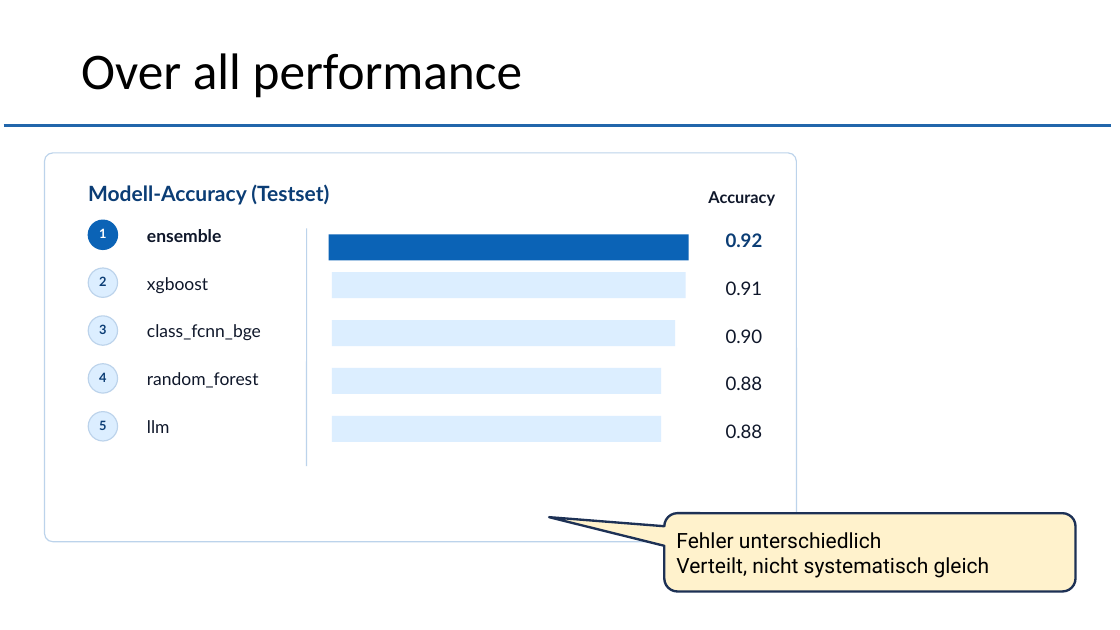
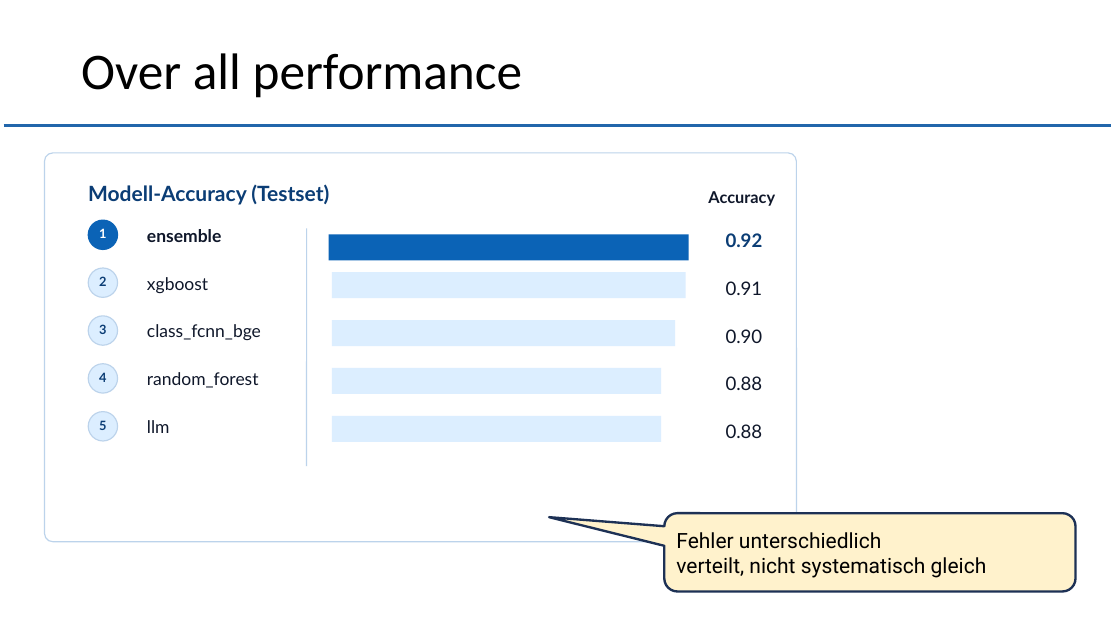
Before and after one commit to muellR/text_analysis, a slide deck: slide 5 of presentation/ln_text_analysis.pptx. Drawn at 1120x630 pixels with LibreOffice and Linux fonts; fonts in the diff are those of the drawing; background and template pictures are left out. Boxes give left, top, right and bottom in pixels: in the first picture for what was removed or moved away, otherwise in the second. Text is boxed around its words. In the diff, an @@ line names an element or a change of style, - is before the commit and + after.

Commit message:
typo in präsi

```diff
--- a/presentation/ln_text_analysis.pptx
+++ b/presentation/ln_text_analysis.pptx
@@ text in rounded speech box at (676, 557, 987, 578): text changed @@
-Verteilt, nicht systematisch gleich
+verteilt, nicht systematisch gleich
```
